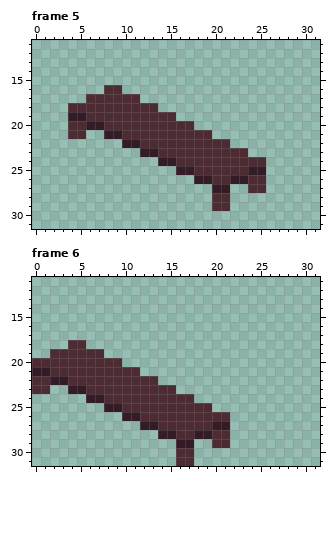
Pixel-art file, stored at assets/img/settlements/bench.aseprite. Above: the version before the commit.
32x32 pixels, 6 frames. Shown: frame 5: x 0..31, y 11..31; frame 6: x 0..31, y 11..31. The commit also changed other frames, which this record leaves out.
New version:
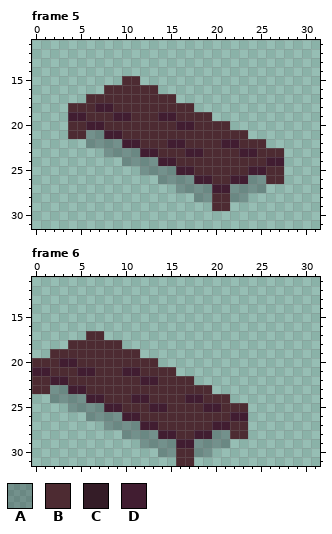
Palette (. is transparent): A #090a1440  B #4d2b32  C #341c27  D #411d31
From old to new:
layer "Shadow" opacity 25% added
Frame 5, layers "Layer 2", "Shadow":
y 15: x 10..11 .. -> BB
y 16: x 10..13 .... -> BBBB
y 17: x 12..15 .... -> BBBB
y 18: x 7..8 BB -> DD; x 14..17 .... -> BBBB
y 19: x 4..5 CC -> DD; x 9..10 BB -> DD; x 14..19 BB.... -> DDBBBB
y 20: x 6..7 CC -> DD; x 16..21 BB.... -> DDBBBB
y 21: x 6..9 ..CC -> AADD; x 20..23 .... -> BBBB
y 22: x 6..11 ....CC -> AAAADD; x 15..16 BB -> DD; x 21..25 B.... -> DDBBB
y 23: x 8..13 ....CC -> AAAADD; x 17..18 BB -> DD; x 23..27 B.... -> DDBBB
y 24: x 10..15 ....CC -> AAAADD; x 26..27 .. -> DD
y 25: x 12..17 ....CC -> AAAADD; x 24..27 CC.. -> DDBB
y 26: x 14..19 ....CC -> AAAADD; x 22..27 CCBB.. -> DDAABB
y 27: x 16..25 ....CC..BB -> AAAADDAAAA
y 28: x 18..19 .. -> AA; x 22..23 .. -> AA
Frame 6, layers "Layer 2", "Shadow":
y 17: x 6..7 .. -> BB
y 18: x 6..9 .... -> BBBB
y 19: x 8..11 .... -> BBBB
y 20: x 3..4 BB -> DD; x 10..13 .... -> BBBB
y 21: x 0..1 CC -> DD; x 5..6 BB -> DD; x 10..15 BB.... -> DDBBBB
y 22: x 2..3 CC -> DD; x 12..17 BB.... -> DDBBBB
y 23: x 2..5 ..CC -> AADD; x 16..19 .... -> BBBB
y 24: x 2..7 ....CC -> AAAADD; x 11..12 BB -> DD; x 17..21 B.... -> DDBBB
y 25: x 4..9 ....CC -> AAAADD; x 13..14 BB -> DD; x 19..23 B.... -> DDBBB
y 26: x 6..11 ....CC -> AAAADD; x 22..23 .. -> DD
y 27: x 8..13 ....CC -> AAAADD; x 20..23 CC.. -> DDBB
y 28: x 10..15 ....CC -> AAAADD; x 18..23 CCBB.. -> DDAABB
y 29: x 12..21 ....CC..BB -> AAAADDAAAA
y 30: x 14..15 .. -> AA; x 18..19 .. -> AA
